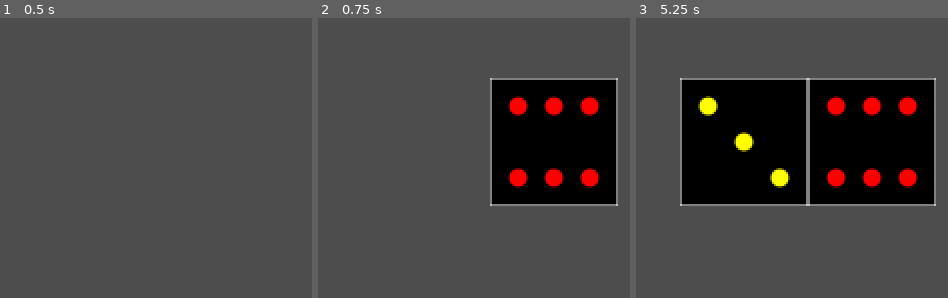
Above: before the commit, frames 1-3 (left to right).
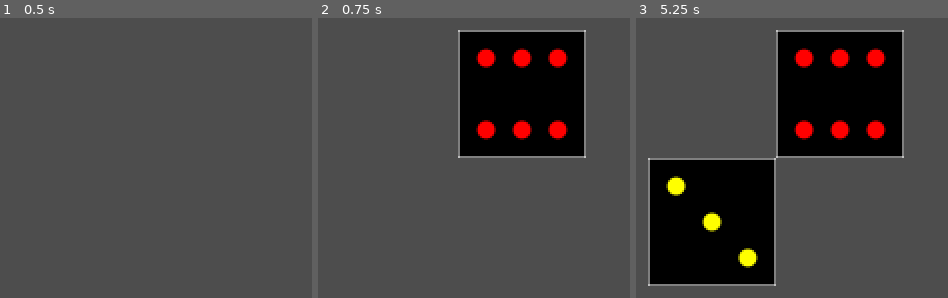
Above: after the commit, the same moments.

Repository: gturri/godot-test
Game: Godot game, scene res://test4-otnup/test4-otnup-main.tscn
The game is run twice, just before and just after one commit, with the same random seed, the same clock (stepped at 60 frames per second) and the same inputs. The project has no main scene, so this scene is started directly.
Inputs (mouse positions are in pixels of both pictures, inside the frame that each line leads up to):
- Up to frame 1 (0.5 s): no input
- Up to frame 2 (0.75 s): tap Enter at 0.5 s; move the mouse to (542, 85) at 0.52 s; press the mouse at (542, 85) at 0.53 s; hold Right (ui_right) from 0.53 s (still down)
- Up to frame 3 (5.25 s): release Right (ui_right) at 1.25 s; release the mouse at (860, 85) at 1.25 s; tap Space at 1.25, 2.75, 4.25 s; drag from (outside the picture) to (outside the picture) at 1.27 s; tap Enter at 2, 3.5 s; move the mouse to (outside the picture) at 2.02 s; press the mouse at (outside the picture) at 2.03 s; hold Right (ui_right) 2.03-2.75 s; release the mouse at (outside the picture) at 2.75 s; drag from (outside the picture) to (outside the picture) at 2.77 s; move the mouse to (outside the picture) at 3.52 s; press the mouse at (outside the picture) at 3.53 s; hold Left (ui_left) 3.53-4.25 s; release the mouse at (outside the picture) at 4.25 s; drag from (outside the picture) to (outside the picture) at 4.27 s; move the mouse to (695, 158) at 5.02 s; press the mouse at (695, 158) at 5.03 s; hold Left (ui_left) from 5.03 s (still down)

Frame 1 is identical in both runs. In frame 2, 22% of the frame differs, in the area x 44-97%, y 4-68%; in frame 3, 45%, in the area x 3-97%, y 4-96%.

Commit message:
make it possible to move the camera
is can be moved with a right click.

The code snippet comes from https://forum.godotengine.org/t/how-to-drag-camera-with-mouse/28508/2

Diff:
--- /dev/null
+++ b/test4-otnup/Camera2D.gd
@@ -0,0 +1,16 @@
+extends Camera2D
+
+var moveCamera: bool = false
+var previousPosition: Vector2
+
+func _unhandled_input(event: InputEvent):
+	if event is InputEventMouseButton and event.button_index == MOUSE_BUTTON_RIGHT:
+		if event.is_pressed():
+			moveCamera = true
+			previousPosition = event.position
+		else:
+			moveCamera = false
+	elif event is InputEventMouseMotion && moveCamera:
+		# get_tree().set_input_as_handled(); # TODO: understand if we need this line (which comes from the snippet on https://forum.godotengine.org/t/how-to-drag-camera-with-mouse/28508/2 )
+		position += (previousPosition - event.position)
+		previousPosition = event.position
--- a/test4-otnup/test4-otnup-main.tscn
+++ b/test4-otnup/test4-otnup-main.tscn
@@ -1,7 +1,8 @@
-[gd_scene load_steps=5 format=3 uid="uid://wtvqsq5vq5"]
+[gd_scene load_steps=6 format=3 uid="uid://wtvqsq5vq5"]
 
 [ext_resource type="Texture2D" uid="uid://7pnjyywmj3w4" path="res://test4-otnup/tiles/tilesheet.png" id="1_6g4mm"]
 [ext_resource type="Script" path="res://test4-otnup/test4-otnup-main.gd" id="1_nvmxx"]
+[ext_resource type="Script" path="res://test4-otnup/Camera2D.gd" id="3_pshwr"]
 
 [sub_resource type="TileSetAtlasSource" id="TileSetAtlasSource_ok31r"]
 texture = ExtResource("1_6g4mm")
@@ -35,3 +36,6 @@
 [node name="TileMap" type="TileMap" parent="."]
 tile_set = SubResource("TileSet_s52cs")
 format = 2
+
+[node name="Camera2D" type="Camera2D" parent="."]
+script = ExtResource("3_pshwr")
